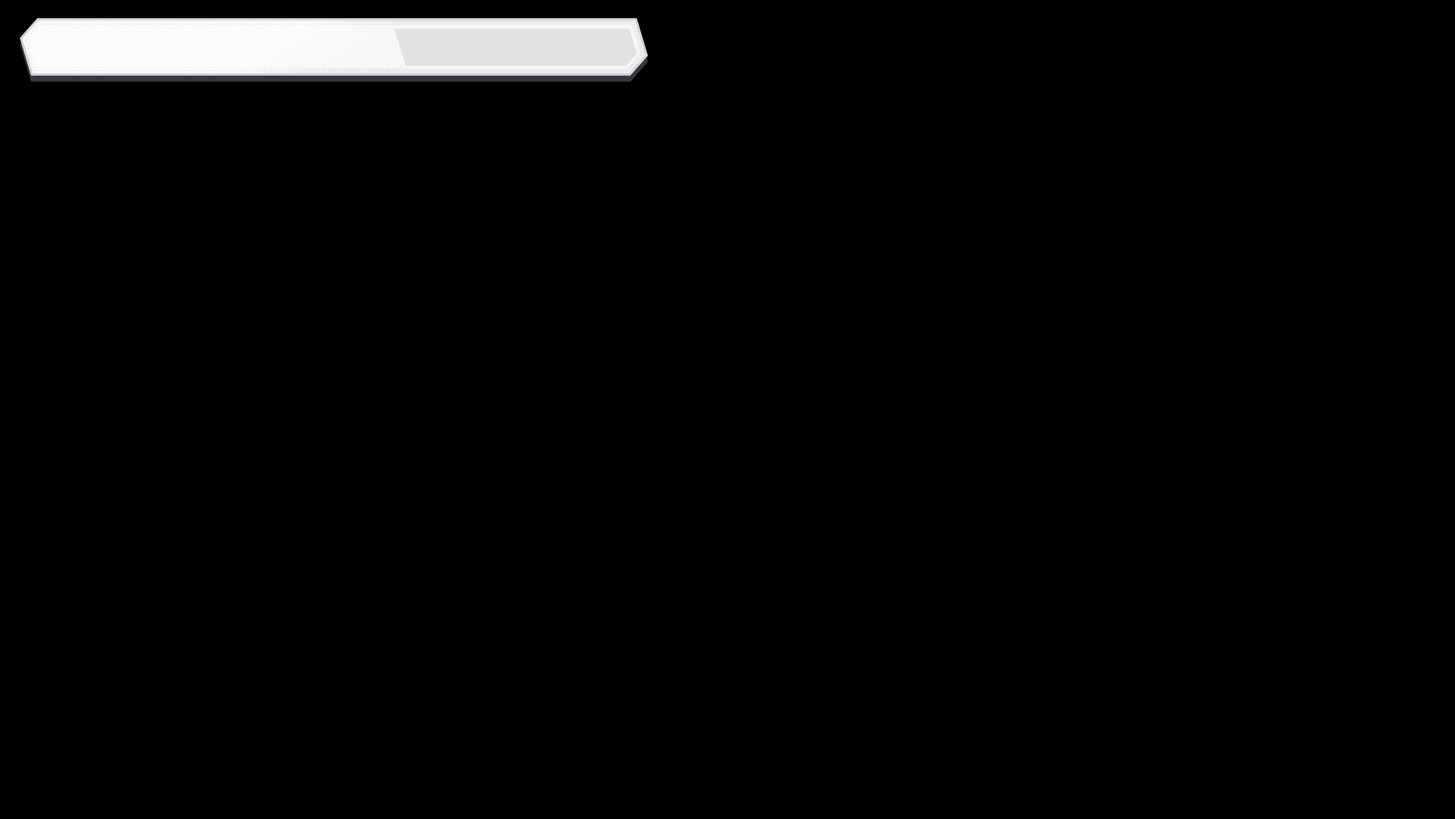
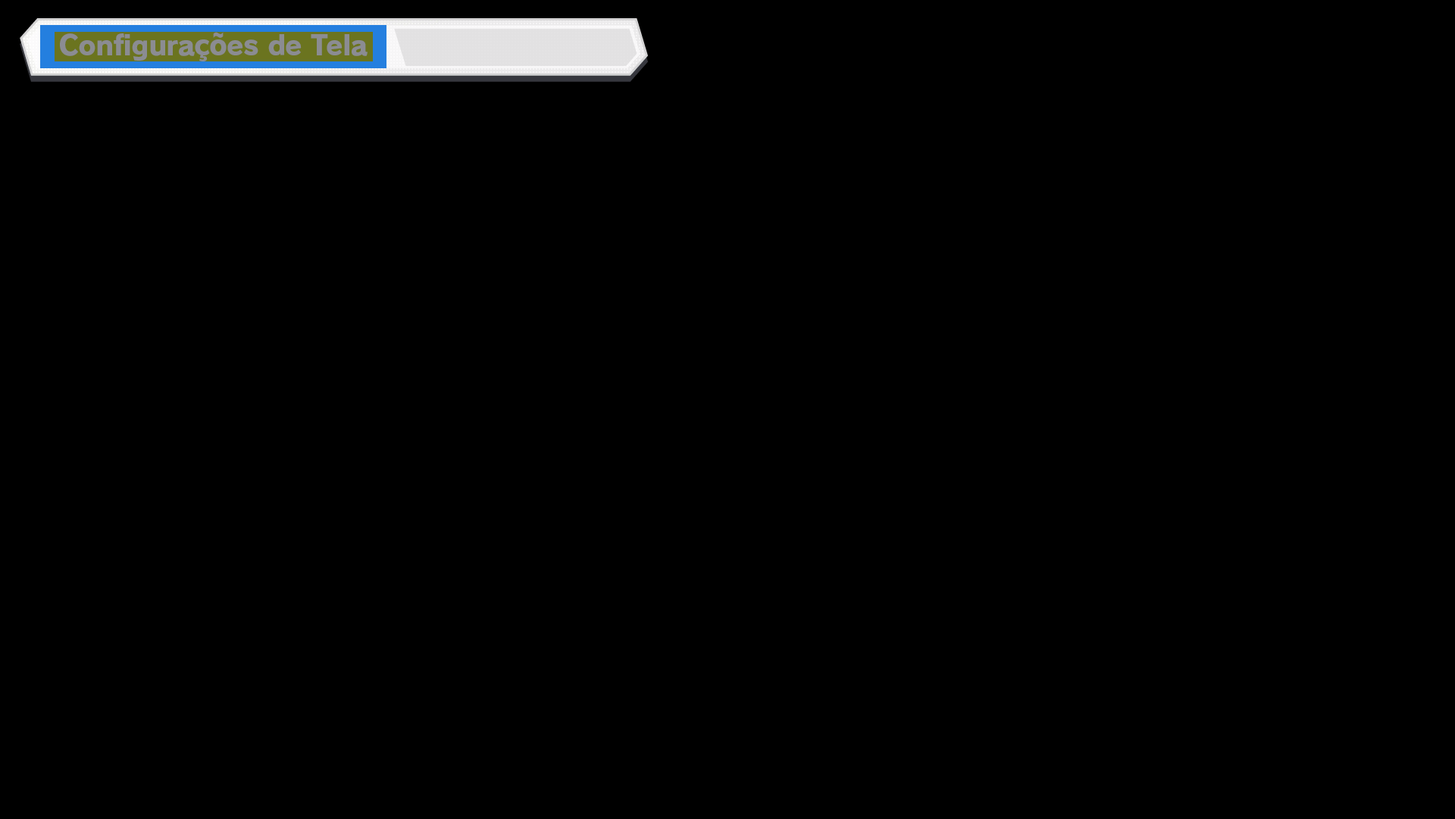
Revision of a layered (1455, 819) image; what changed, layer by layer:
added group "Configurações de Tela (New)" with 2 layers above "Configurações Gráficas" over box(54, 31, 373, 62)
added layer "Configurações de Tela" in group "Configurações de Tela (New)" over box(59, 31, 368, 62)
added layer "Plano de Fundo" in group "Configurações de Tela (New)" over box(54, 31, 373, 62)
showed "Camada 3" over box(40, 25, 387, 69)
